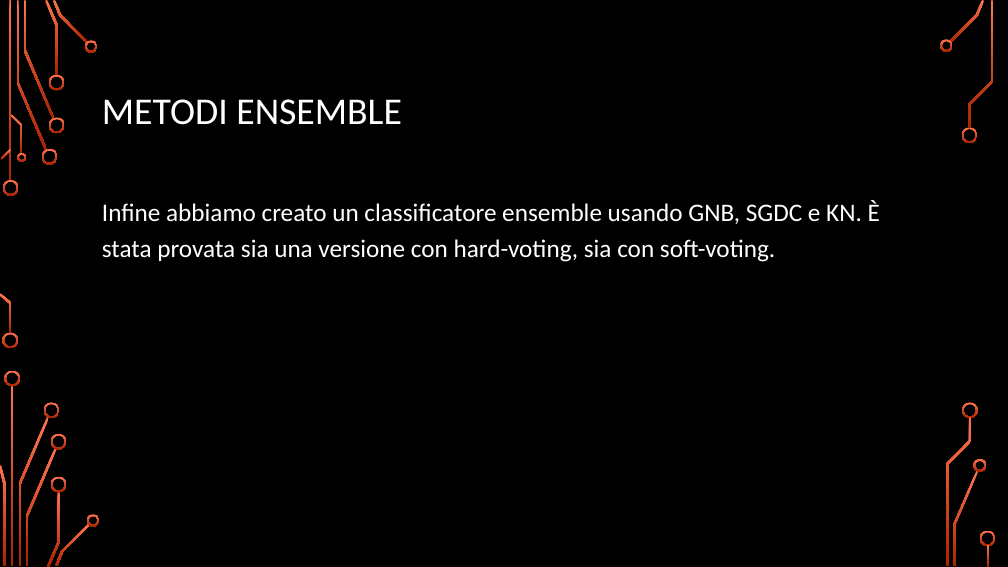
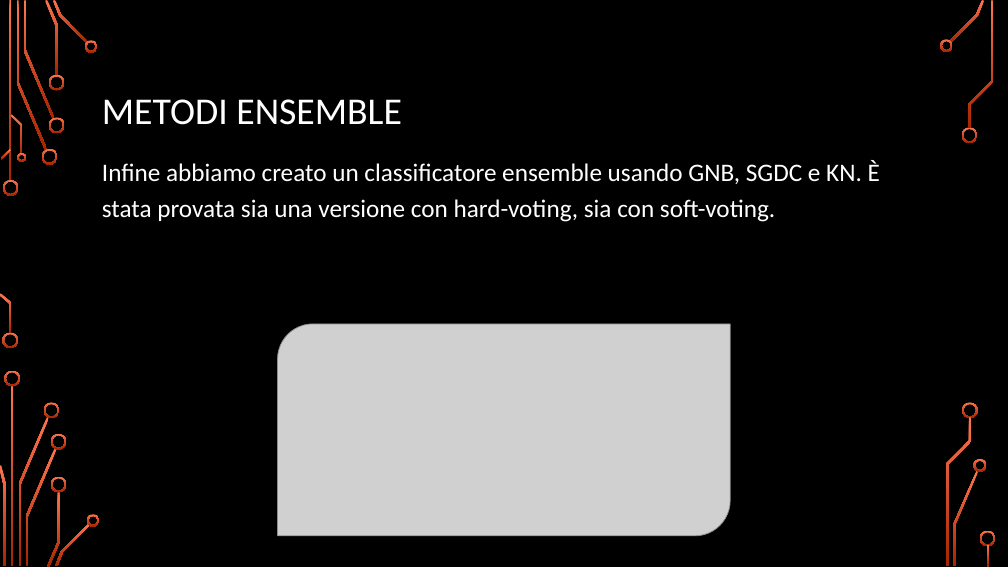
Before and after one commit to rot13-git/Dm-Project, a slide deck: slide 18 of Presentazione.pptx. Drawn at 1008x567 pixels with LibreOffice and Linux fonts; fonts in the diff are those of the drawing; grey boxes stand for pictures; background and template pictures are left out. Boxes give left, top, right and bottom in pixels: in the first picture for what was removed or moved away, otherwise in the second. Text is boxed around its words. In the diff, an @@ line names an element or a change of style, - is before the commit and + after.

Commit message:
Add files via upload
Immagini con risoluzione maggiore, aggiunti classification report sui voting

```diff
--- a/Presentazione.pptx
+++ b/Presentazione.pptx
@@ text "Infine abbiamo creato un classificatore ...": place and size @@
-text "Infine abbiamo creato un classificatore ..." at <box>102,200,880,262</box>
+text "Infine abbiamo creato un classificatore ..." at <box>102,160,880,222</box>
@@ picture added at <box>278,324,730,536</box> @@
```
Also in this commit, not shown: 8 other slides changed, 2 slides added.
